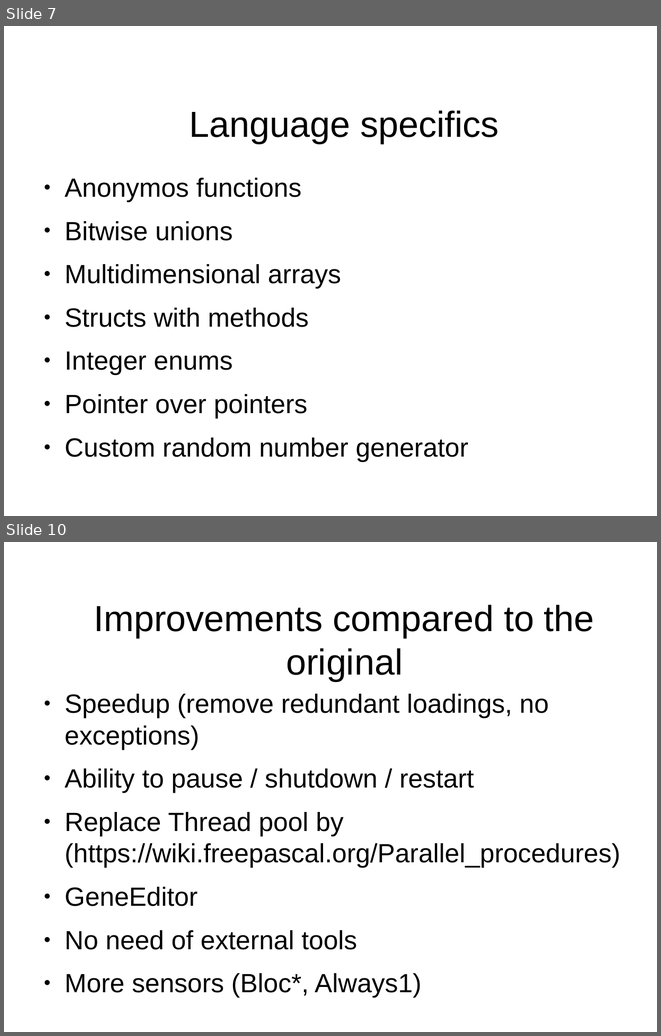
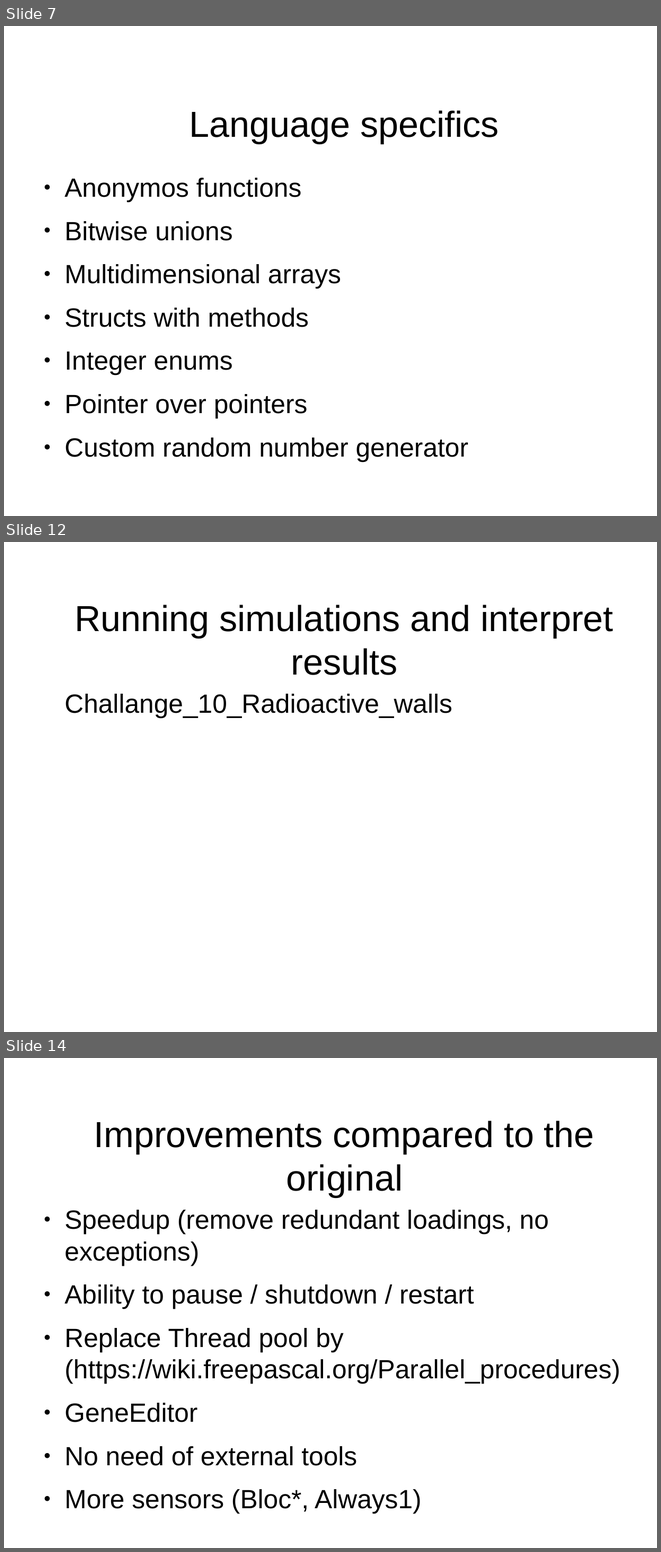
Before and after one commit to PascalCorpsman/biosim4_FPC_translation, a slide deck: presentations/Presentation.odp. Shown one above the other, each under a label of ours: slides 7 and 10 before the commit, slides 7, 12 and 14 after it; the slides between them are not shown. The pictures are 661x1036 and 661x1552 pixels, drawn with LibreOffice and Linux fonts; fonts in the diff are those of the drawing; background and template pictures are left out. Boxes give left, top, right and bottom in pixels: in the first picture for what was removed or moved away, otherwise in the second. Text is boxed around its words. In the diff, an @@ line names an element or a change of style, - is before the commit and + after.

Commit message:
ADD: update Presentation ADD: new Challange ?

```diff
--- a/presentations/Presentation.odp
+++ b/presentations/Presentation.odp
@@ slide 12 added at <box>4,542,657,1032</box>, background #FFFFFF @@
@@ title added at <box>74,605,614,675</box>, 44 pt, text #000000 @@
+Running simulations and interpret results
@@ text added at <box>64,694,452,718</box>, 32 pt, text #000000 @@
+Challange_10_Radioactive_walls
@@ what was slide 10 is now slide 14 @@
```
Also in this commit, not shown: 2 slides changed, 3 other slides added, 1 other file.
